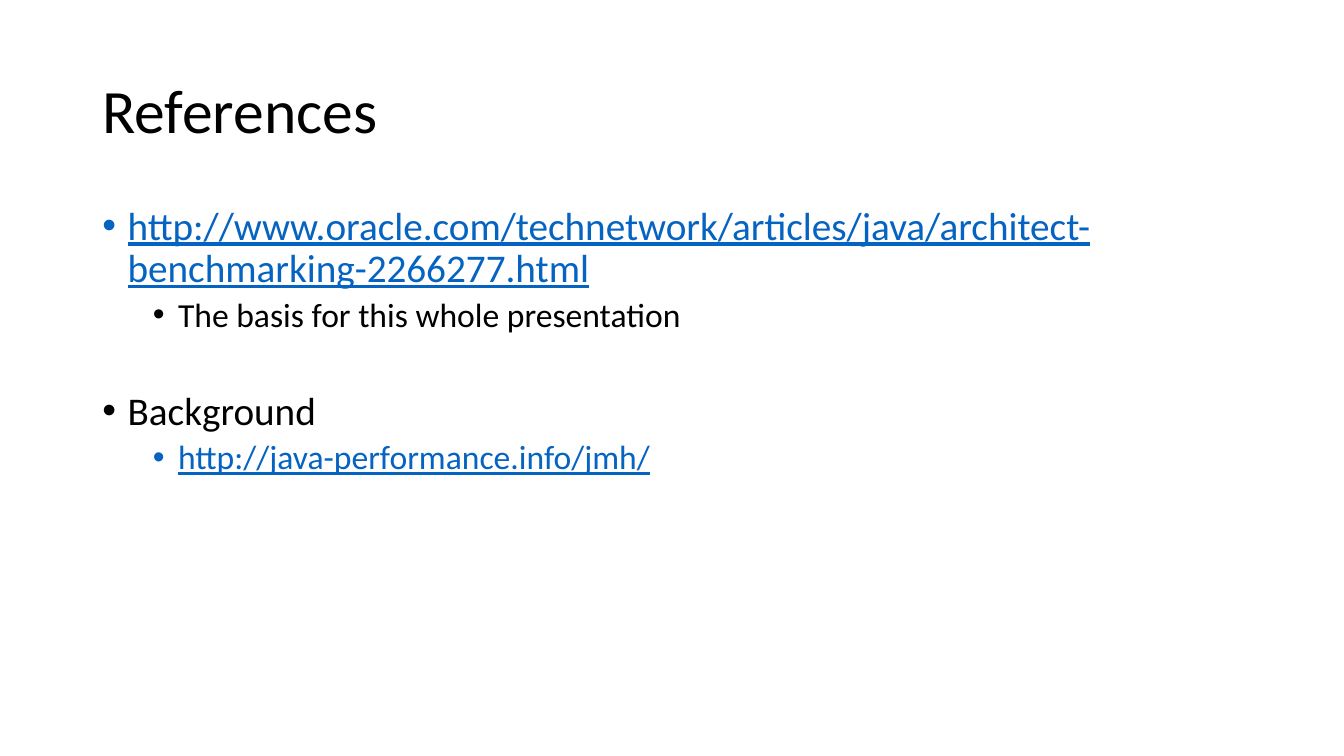
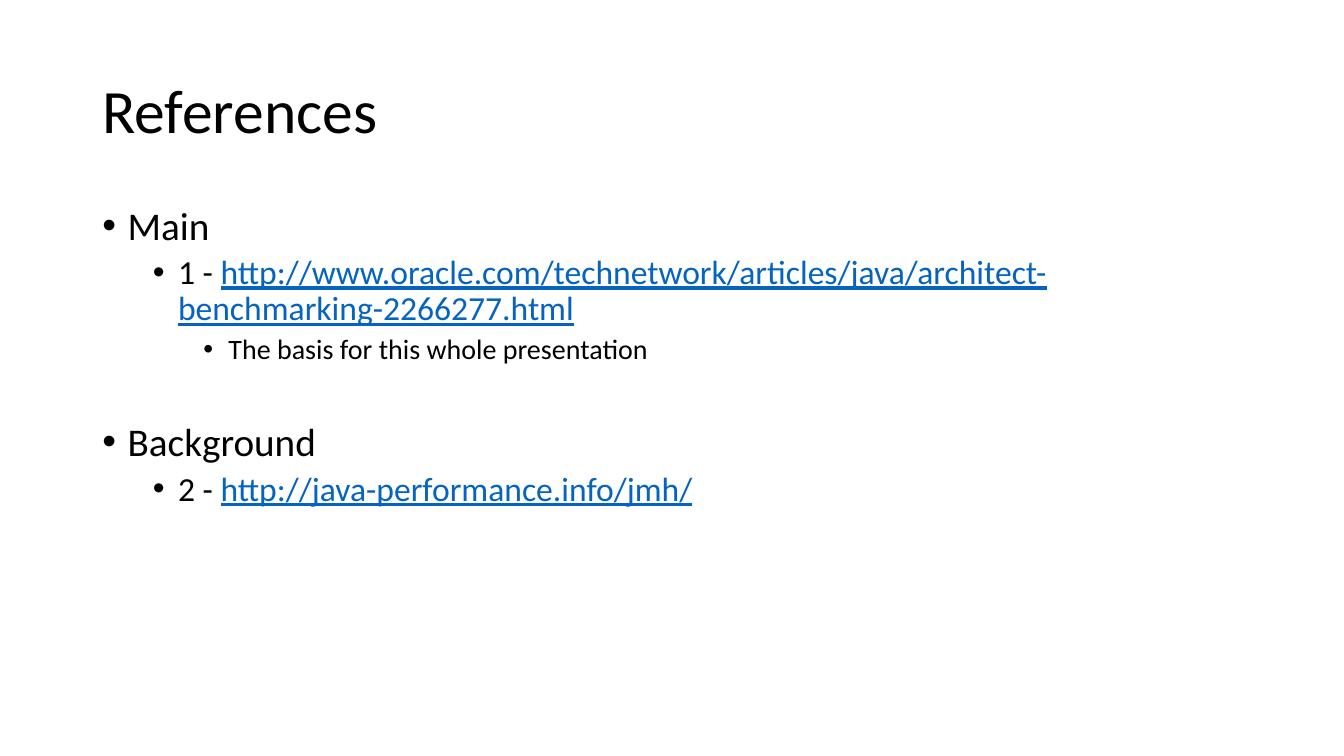
Before and after one commit to tresat/JMH-Presentation, a slide deck: slide 32 of doc/slides.pptx (slide 22 before the commit). Drawn at 1344x756 pixels with LibreOffice and Linux fonts; fonts in the diff are those of the drawing. Boxes give left, top, right and bottom in pixels: in the first picture for what was removed or moved away, otherwise in the second. Text is boxed around its words. In the diff, an @@ line names an element or a change of style, - is before the commit and + after.

Commit message:
More progress on presentation.

```diff
--- a/doc/slides.pptx
+++ b/doc/slides.pptx
@@ text at (128,213,1047,326): text changed; size 28 to 24 pt @@
-• http://www.oracle.com/technetwork/articles/java/architect-benchmarking-2266277.html
+• Main
+  • 1 - http://www.oracle.com/technetwork/articles/java/architect-benchmarking-2266277.html
@@ text at (228,339,648,364): size 24 to 20 pt in "The basis for this whole presentation"; list level 2 to 3 in "The basis for this whole ..." @@
@@ text at (178,477,693,507): text changed @@
-  • http://java-performance.info/jmh/
+  • 2 - http://java-performance.info/jmh/
```
Also in this commit, not shown: 11 slides added, 1 slide removed, 15 other files.
